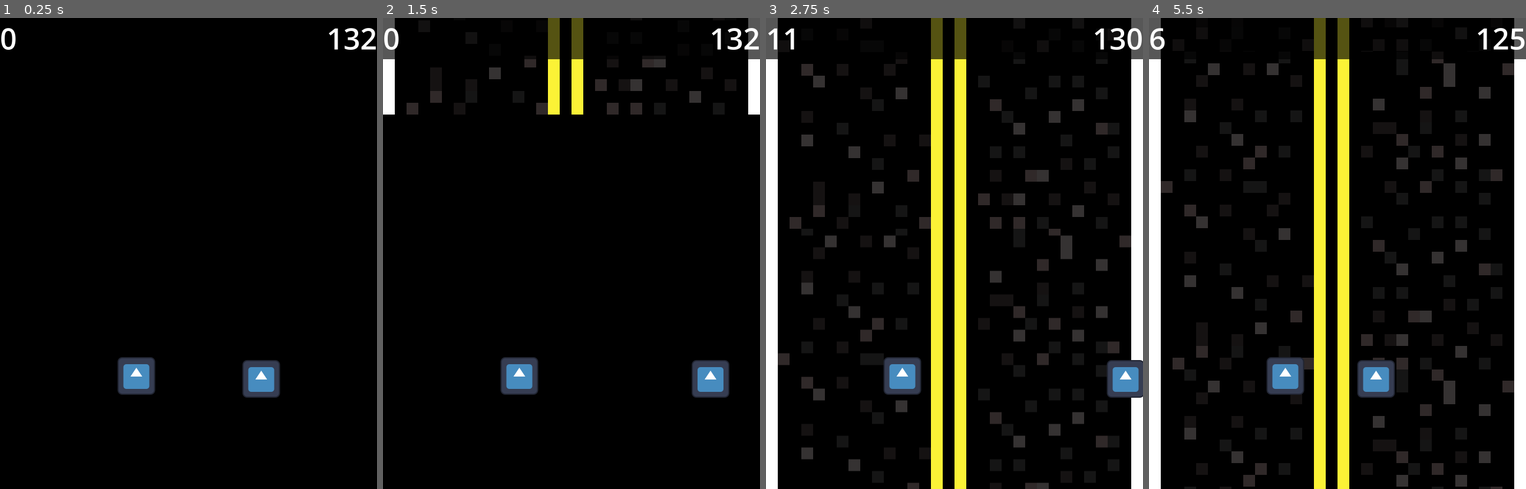
Above: before the commit, frames 1-4 (left to right).
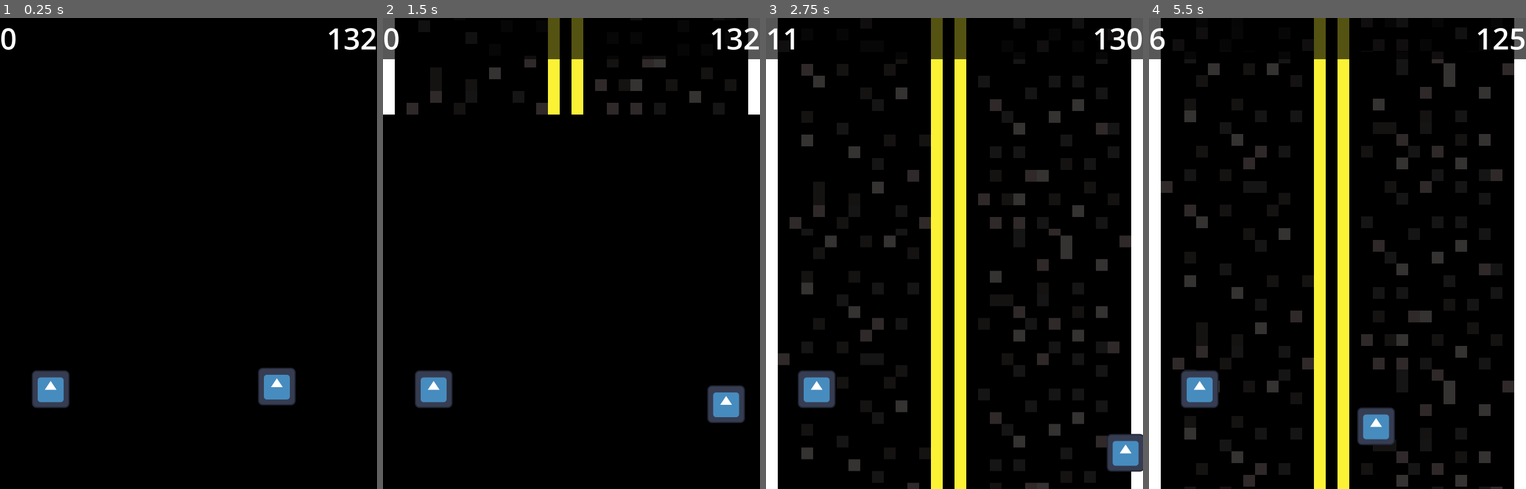
Above: after the commit, the same moments.

Repository: MathiasBenoni/urban-engine
Game: Godot game, scene res://scenes/main.tscn
The game is run twice, just before and just after one commit, with the same random seed, the same clock (stepped at 60 frames per second) and the same inputs. The engine's default icon, where the game draws it, is replaced by a stand-in: a white triangle on a blue panel in a dark square.
Inputs:
- Up to frame 1 (0.25 s): no input
- Up to frame 2 (1.5 s): tap Enter at 0.5 s; hold D (right) 0.53-1.28 s; hold S (back, bound only after the commit) from 1.28 s (still down)
- Up to frame 3 (2.75 s): release S (back, bound only after the commit) at 2.03 s; hold D (right) from 2.03 s (still down)
- Up to frame 4 (5.5 s): release D (right) at 2.78 s; hold W (forward, bound only after the commit) 2.78-3.53 s; hold A (left) 3.53-5.03 s; hold S (back, bound only after the commit) from 5.03 s (still down)

The runs differ from the first frame. In frame 1, 2.7% of the frame differs, in the area x 8-79%, y 72-83%; in frame 2, 3.0%; in frame 3, 3.1%; in frame 4, 3.2%, in the area x 8-66%, y 72-91%.

Commit message:
No changes from last one, but tried to make gameover detection better

Diff:
--- a/project.godot
+++ b/project.godot
@@ -44,6 +44,16 @@
 , Object(InputEventKey,"resource_local_to_scene":false,"resource_name":"","device":-1,"window_id":0,"alt_pressed":false …(186 unchanged characters)…
 ]
 }
+forward={
+"deadzone": 0.2,
+"events": [Object(InputEventKey,"resource_local_to_scene":false,"resource_name":"","device":-1,"window_id":0,"alt_pressed":false,"shift_pressed":false,"ctrl_pressed":false,"meta_pressed":false,"pressed":false,"keycode":0,"physical_keycode":87,"key_label":0,"unicode":119,"location":0,"echo":false,"script":null)
+]
+}
+back={
+"deadzone": 0.2,
+"events": [Object(InputEventKey,"resource_local_to_scene":false,"resource_name":"","device":-1,"window_id":0,"alt_pressed":false,"shift_pressed":false,"ctrl_pressed":false,"meta_pressed":false,"pressed":false,"keycode":0,"physical_keycode":83,"key_label":0,"unicode":115,"location":0,"echo":false,"script":null)
+]
+}
 
 [rendering]
 
--- a/scenes/main.tscn
+++ b/scenes/main.tscn
@@ -24,10 +24,10 @@
 color = Color(0, 0, 0, 1)
 
 [node name="car" parent="." instance=ExtResource("2_sugp2")]
-position = Vector2(-177, 2016)
+position = Vector2(-468, 2061)
 
 [node name="player" parent="." instance=ExtResource("3_jyhfs")]
-position = Vector2(247, 2026)
+position = Vector2(300, 2052)
 
 [node name="Camera2D" type="Camera2D" parent="."]
 position = Vector2(0, 1600)
--- a/scenes/road.tscn
+++ b/scenes/road.tscn
@@ -13,7 +13,6 @@
 
 [node name="sprite" type="AnimatedSprite2D" parent="."]
 sprite_frames = ExtResource("2_fy6l0")
-animation = &"intersection"
 
 [node name="trafficlights" type="Node2D" parent="."]
 z_index = 10
@@ -36,8 +35,8 @@
 position = Vector2(-13.1, -6.5)
 scale = Vector2(0.2, 0.2)
 
-[node name="StaticBody2D" type="StaticBody2D" parent="."]
+[node name="Area2d" type="Area2D" parent="."]
 
-[node name="line" type="CollisionShape2D" parent="StaticBody2D"]
+[node name="line" type="CollisionShape2D" parent="Area2d"]
 scale = Vector2(0.99999976, 0.99999976)
 shape = SubResource("RectangleShape2D_fy6l0")
--- a/scripts/player.gd
+++ b/scripts/player.gd
@@ -5,13 +5,20 @@
 
 
 func _physics_process(_delta: float) -> void:
+	# Get the input direction for left/right and forward/back
+	var direction_x := Input.get_axis("left", "right")
+	var direction_y := Input.get_axis("forward", "back")
 
-	# Get the input direction and handle the movement/deceleration.
-	# As good practice, you should replace UI actions with custom gameplay actions.
-	var direction := Input.get_axis("left", "right")
-	if direction:
-		velocity.x = direction * SPEED
+	# Handle left/right movement
+	if direction_x:
+		velocity.x = direction_x * SPEED
 	else:
 		velocity.x = move_toward(velocity.x, 0, SPEED)
 
+	# Handle forward/back movement
+	if direction_y:
+		velocity.y = direction_y * SPEED
+	else:
+		velocity.y = move_toward(velocity.y, 0, SPEED)
+
 	move_and_slide()
--- a/scripts/road.gd
+++ b/scripts/road.gd
@@ -4,11 +4,10 @@
 var random
 
 func _ready() -> void:
-	print($sprite.animation)
 	if $sprite.animation == "default":
-		$StaticBody2D/line.disabled = true
+		$Area2d/line.disabled = true
 	else:
-		$StaticBody2D/line.disabled = false
+		$Area2d/line.disabled = false
 	pass
 
 func _process(delta: float) -> void:
